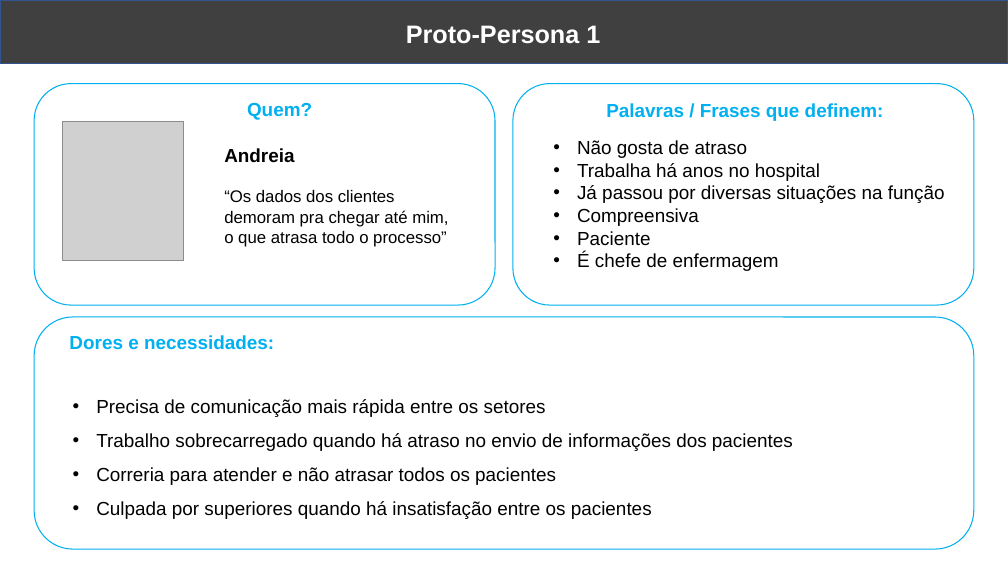
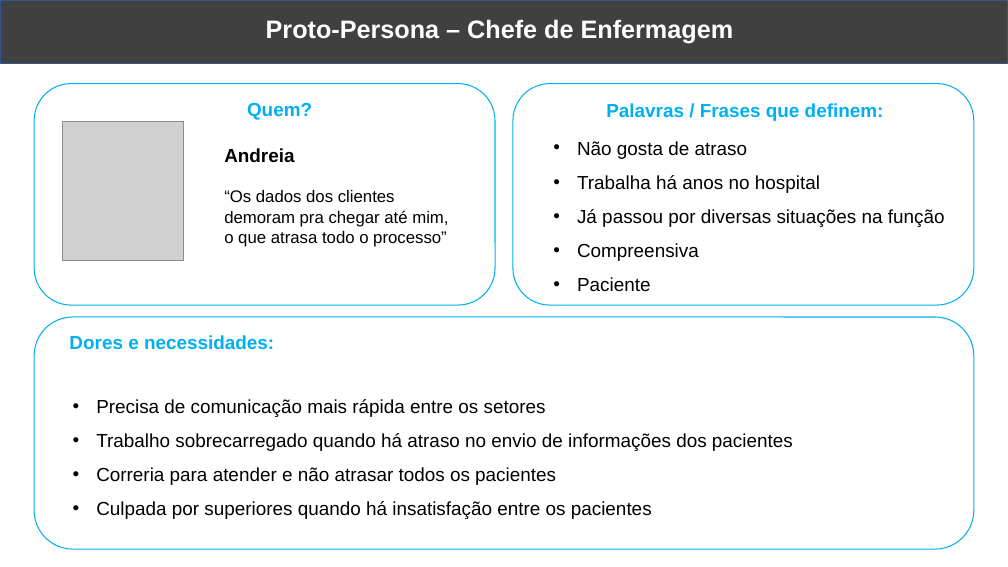
Before and after one commit to Grupo-9-SPTECH/Documentos-grupo9, a slide deck: slide 1 of Proto-Persona 1.pptx. Drawn at 1008x567 pixels with LibreOffice and Linux fonts; fonts in the diff are those of the drawing; grey boxes stand for pictures. Boxes give left, top, right and bottom in pixels: in the first picture for what was removed or moved away, otherwise in the second. Text is boxed around its words. In the diff, an @@ line names an element or a change of style, - is before the commit and + after.

```diff
--- a/Proto-Persona 1.pptx
+++ b/Proto-Persona 1.pptx
@@ text at box(266, 19, 734, 44): text changed @@
-Proto-Persona 1
+Proto-Persona – Chefe de Enfermagem
@@ text "Não gosta de atraso" at box(577, 141, 945, 292): line spacing 1 to 1.5 @@
@@ text at box(577, 253, 779, 271): paragraph removed @@
-• É chefe de enfermagem
```
Also in this commit, not shown: 1 other slide changed, 8 other files.
